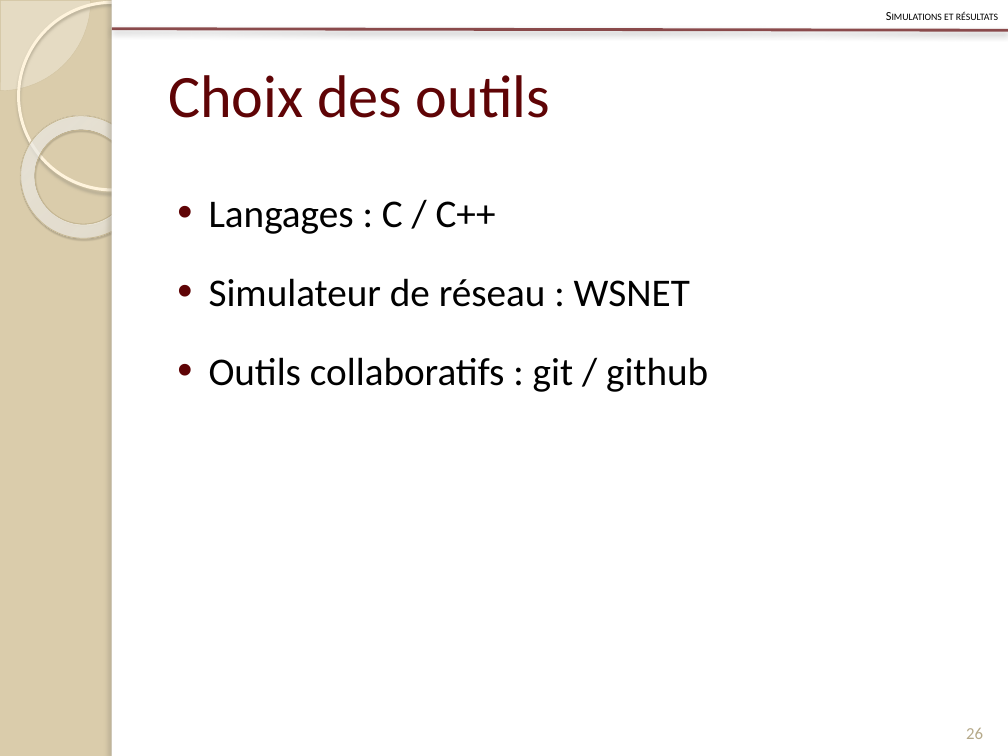
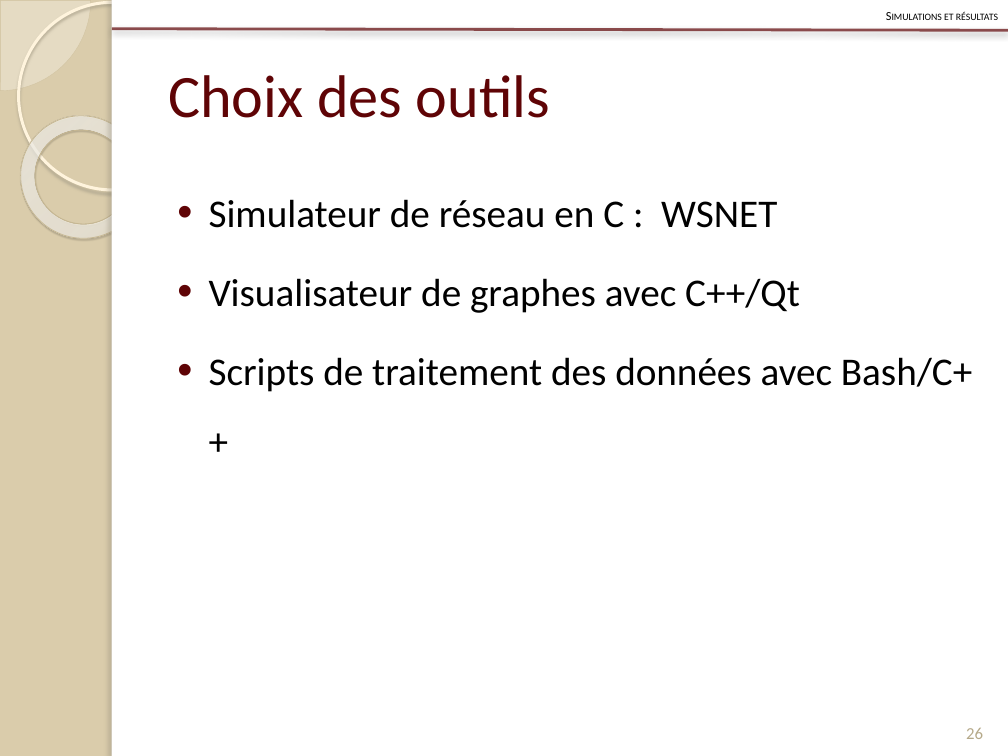
Before and after one commit to Patre/Energy-saving-in-sensors--networks, a slide deck: slide 26 of Redaction/Presentation/pres.pptx. Drawn at 1008x756 pixels with LibreOffice and Linux fonts; fonts in the diff are those of the drawing. Boxes give left, top, right and bottom in pixels: in the first picture for what was removed or moved away, otherwise in the second. Text is boxed around its words. In the diff, an @@ line names an element or a change of style, - is before the commit and + after.

```diff
--- a/Redaction/Presentation/pres.pptx
+++ b/Redaction/Presentation/pres.pptx
@@ text at (209,199,972,392): text changed @@
-• Langages : C / C++
-• Simulateur de réseau : WSNET
-• Outils collaboratifs : git / github
+• Simulateur de réseau en C : WSNET
+• Visualisateur de graphes avec C++/Qt
+• Scripts de traitement des données avec Bash/C++
```
Also in this commit, not shown: 9 other slides changed, 9 slides added, 1 slide removed.
